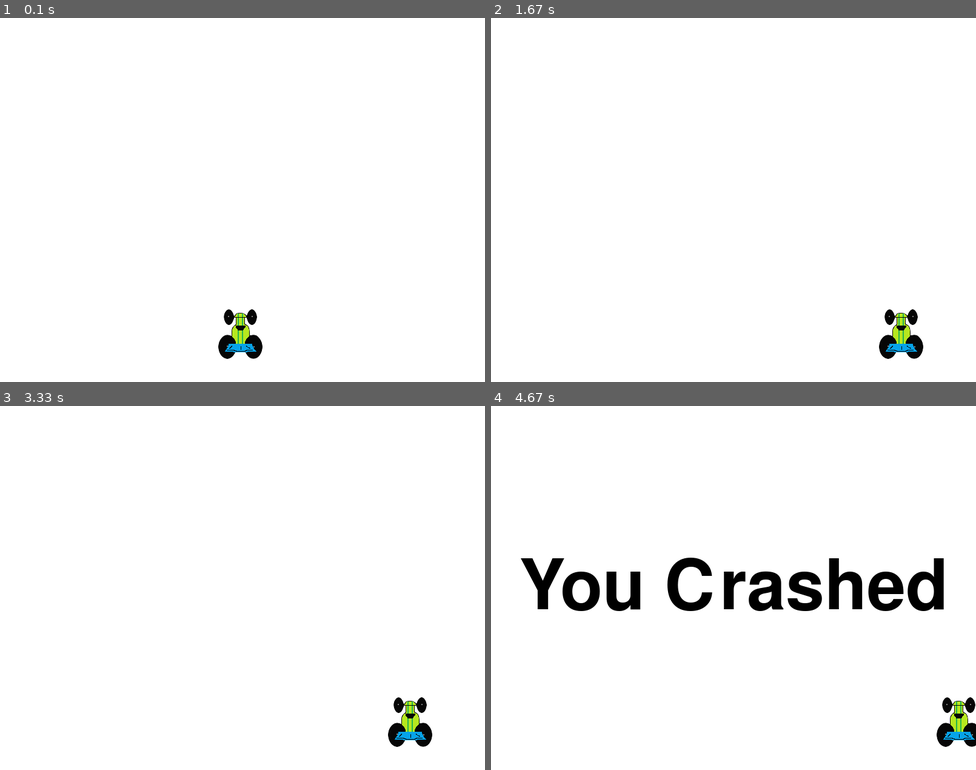
Above: before the commit, frames 1-4 (two rows, left to right).
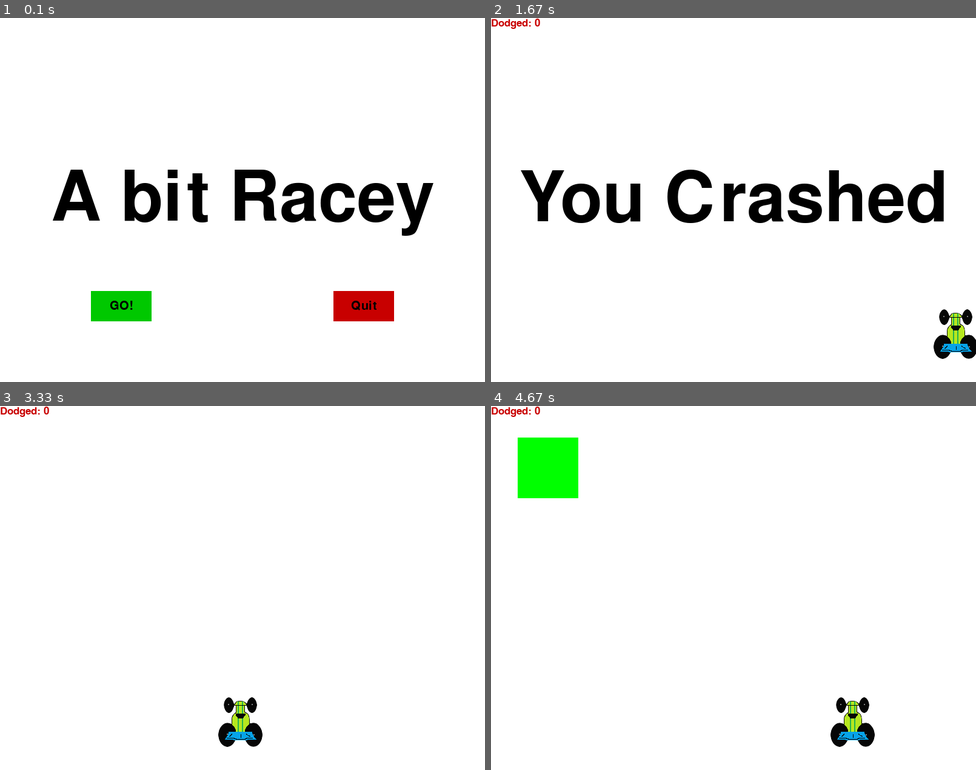
Above: after the commit, the same moments.

Repository: BugsBunnyl5/PyGame
Game: pygame game, started from a bit racey.py
Same seed, same stepped clock (60 frames per second), same inputs: the game is played once before the commit and once after it.
Inputs (mouse positions are in pixels of both pictures, inside the frame that each line leads up to):
- Up to frame 1 (0.1 s): no input
- Up to frame 2 (1.67 s): press the mouse at (612, 305) at 0.37 s; move the mouse to (694, 294) at 0.47 s; release the mouse at (782, 280) at 0.6 s; hold Right 0.67-1.13 s; move the mouse to (583, 145) at 0.7 s; hold Right 1.17-1.63 s
- Up to frame 3 (3.33 s): no input
- Up to frame 4 (4.67 s): hold Left 3.33-3.8 s; hold Right 3.83-4.3 s; hold Right from 4.33 s (still down)

The runs differ from the first frame. In frame 1, 7.6% of the frame differs, in the area x 10-90%, y 41-94%; in frame 2, 6.9%; in frame 3, 1.7%; in frame 4, 9.0%, in the area x 0-100%, y 0-94%.

Commit message:
What's up, everybody! still haven't made an executable (app) for this game, but I am about to! Stay tuned!

Diff:
--- a/a bit racey.py
+++ b/a bit racey.py
@@ -1,5 +1,6 @@
 import pygame
 import time
+import random
 
 pygame.init()
 
@@ -8,9 +9,17 @@
 
 black = (0, 0, 0)
 white = (255, 255, 255)
-red = (255, 0, 0)
+red = (200, 0, 0)
+green = (0, 200, 0)
+bright_red = (255, 0, 0)
+bright_green =(0, 255, 0)
 
-car_width = 70
+colorlist = [black, red, green, bright_green, bright_red]
+
+# block_color = (53, 115, 255)
+block_color = random.choice(colorlist)
+
+car_width = 73
 
 gameDisplay = pygame.display.set_mode((display_width, display_height))
 pygame.display.set_caption('A Bit Racey')
@@ -19,12 +28,24 @@
 carImg = pygame.image.load('C:\\Users\\tomjm\\PycharmProjects\\PyGame\\racecar.png')
 
 
+def things_dodged(count):
+    font = pygame.font.SysFont(None, 25)
+    text = font.render("Dodged: " + str(count), True, red)
+    gameDisplay.blit(text, (0, 0))
+
+
+def things(thingx, thingy, thingw, thingh, color):
+    pygame.draw.rect(gameDisplay, color, [thingx, thingy, thingw, thingh])
+
+
 def car(x, y):
     gameDisplay.blit(carImg, (x, y))
+
 
 def text_objects(text, font):
     textSurface = font.render(text, True, black)
     return textSurface, textSurface.get_rect()
+
 
 def message_display(text):
     largeText = pygame.font.Font('freesansbold.ttf', 115)
@@ -42,11 +63,60 @@
 def crash():
     message_display('You Crashed')
 
+
+def button(msg, x, y, w, h, ic, ac, action = None):
+    mouse = pygame.mouse.get_pos()
+    click = pygame.mouse.get_pressed()
+    print(click)
+    if x + w > mouse[0] > x and y + h > mouse[1] > y:
+        pygame.draw.rect(gameDisplay, ac, (x, y, w, h))
+        if click[0] == 1 and action != None:
+            if action == "play":
+                game_loop()
+            elif action == "quit":
+                pygame.quit()
+                quit()
+    else:
+        pygame.draw.rect(gameDisplay, ic, (x, y, w, h))
+
+    smallText = pygame.font.Font("freesansbold.ttf", 20)
+    textSurf, textRect = text_objects(msg, smallText)
+    textRect.center = ((x + (w / 2)), (y + (h / 2)))
+    gameDisplay.blit(textSurf, textRect)
+
+def game_intro():
+    intro = True
+    while intro:
+        for event in pygame.event.get():
+            if event.type == pygame.QUIT:
+                pygame.quit()
+                quit()
+        gameDisplay.fill(white)
+        largeText = pygame.font.Font('freesansbold.ttf', 115)
+        TextSurf, TextRect = text_objects("A bit Racey", largeText)
+        TextRect.center = ((display_width / 2), (display_height / 2))
+        gameDisplay.blit(TextSurf, TextRect)
+
+        button("GO!", 150, 450, 100, 50, green, bright_green, "play")
+        button("Quit", 550, 450, 100, 50, red, bright_red, "quit")
+
+        pygame.display.update()
+        clock.tick(15)
+
+
 def game_loop():
     x = (display_width * 0.45)
     y = (display_height * 0.8)
 
     x_change = 0
+
+    thing_startx = random.randrange(0, display_width)
+    thing_starty = -600
+    thing_speed = 4
+    thing_width = 100
+    thing_height = 100
+
+    dodged = 0
 
     gameExit = False
 
@@ -67,14 +137,34 @@
         x += x_change
 
         gameDisplay.fill(white)
+
+        things(thing_startx, thing_starty, thing_width, thing_height, block_color)
+        thing_starty += thing_speed
         car(x, y)
+        things_dodged(dodged)
 
         if x > display_width - car_width or x < 0:
             crash()
 
+        if thing_starty > display_height:
+            thing_starty = 0 - thing_height
+            thing_startx = random.randrange(0, display_width)
+            dodged += 1
+            thing_speed += 0.1
+            thing_width += (dodged * 1.2)
+
+        if y < thing_starty + thing_height:
+            print('dodge')
+
+            if thing_startx < x < thing_startx + thing_width or thing_startx < x + car_width < thing_startx + thing_width:
+                print('crash')
+                crash()
+
         pygame.display.update()
-        clock.tick(60)
+        clock.tick(200)
 
+
+game_intro()
 game_loop()
 pygame.quit()
 quit()
